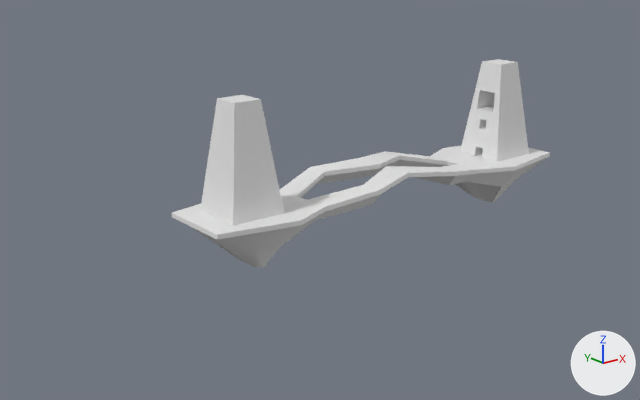
Two versions of the Blender file Assets/Level/Models/Level1.blend, one commit apart.
The view is the same before and after, from a 50 mm lens placed at (-267.0, -288.0, 112.0), pointed at (-24.0, 16.0, -9.0). Lighting does not change. The marker at lower right points along +X, +Y and +Z.

In view in the first picture: 'Building', 'Ground'.
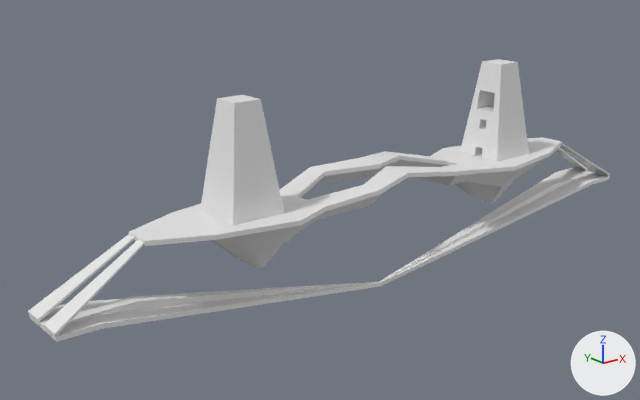
Boxes (x1, y1, x2, y2) around the edits, measured in the pictures (640 x 400 px):
'Ground', reshaped (53% wider, 66% taller)
    before: (171, 145, 550, 268)
    after: (28, 137, 610, 342)
part 1 of me_cube_001, built on
    before: (171, 213, 217, 239)
    after: (28, 137, 610, 342)

The edits, one by one:
me_cube_001 is used by ob_ground; location (0.0, 0.0, 0.0).
me_cube_001 had 82 vertices, 66 faces, 9 loose edges and spanned x -100.0..100.0, y -24.0..24.0, z -24.0..7.0.
me_cube_001 now has 178 vertices, 158 faces, 9 loose edges and spans x -100.0..164.0, y -24.0..24.0, z -53.0..7.0.
Part 1, on me_cube_001:
5 faces are deleted.
82 vertices are added at x 0.0..164.0, y -12.0..12.0, z -53.0..0.0.
8 new vertices lie (-16.0, 0.0, 0.0) away from vertices in x 163.0, y -2.0..2.0, z -27.0..-25.0.
6 new vertices lie (-20.0, 0.0, 0.0) away from vertices in x 147.0, y -3.0..3.0, z -25.0.
97 new faces join them.
